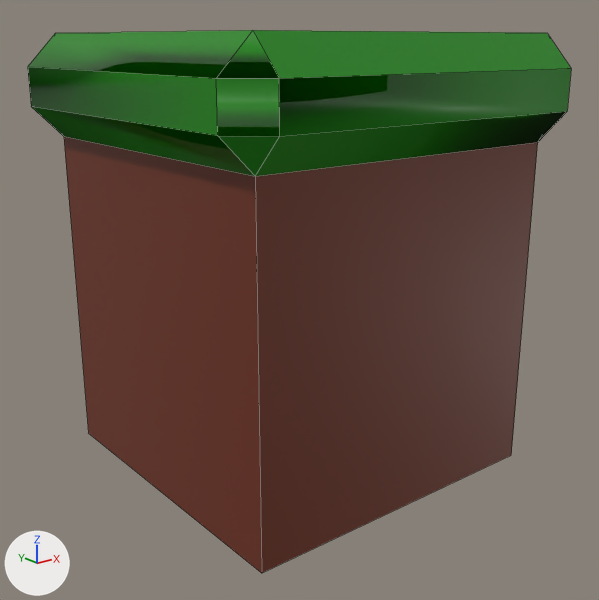
The FBX model Assets/Surtface/Ground/Grass/GrassSingle.fbx, before and after one commit.
The view is the same before and after, from a 50 mm camera at (-3.09, -3.92, 0.59) aimed at (-0.03, -0.09, -0.94). The axes (+X, +Y, +Z) are drawn at lower left. The lights are the same throughout. The first picture is the older version. Mesh edges are drawn as thin lines. Where no turn or scale is listed for an object, it has been applied to the vertices.
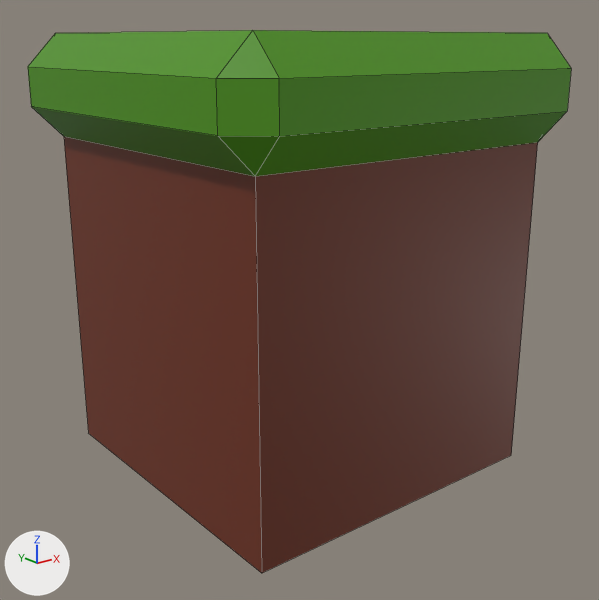
The newer file is also rescaled (x0.5) as a whole; pictures and numbers use the older file's frame.

The change in detail:
Material 'Grass.001' (mat_grass_001) changes colour from green #138500 to green #4a9103; in linear values from (0.00648, 0.234, 0.0) to (0.0685, 0.283, 0.000911).
me_cube_008 has 28 vertices, 30 faces and spans x -1.19..1.19, y -1.18..1.18, z -1.97..0.63.
me_cube_008 is used by ob_cube_008; location (0.0, 0.0, 0.0).
Verts and faces of me_cube_008; kept vertices keep their numbers, new ones are numbered from 28.
Before the commit, vertices of me_cube_008: 1 (-1.0, 1.0, 0.03) at pixel (63, 136), 7 (-1.19, 1.0, 0.44) at pixel (27, 66), 10 (-1.0, 1.18, 0.21), 11 (-1.19, -1.0, 0.21) at pixel (217, 135), 12 (-1.19, 1.0, 0.21) at pixel (31, 106).
Before the commit, vertices of me_cube_008: 13 (-1.19, -1.0, 0.44) at pixel (216, 78), 20 (-1.0, -1.18, 0.21) at pixel (279, 136), 22 (-1.0, -1.18, 0.44) at pixel (279, 78).
Part 1, on me_cube_008:
Faces deleted: (7, 13, 11, 12), (1, 10, 12), (11, 13, 22, 20).
New faces: (7, 12, 11, 13), (1, 12, 10), (11, 20, 22, 13) (mat_grass_001 (green #4a9103)).

What differs and where, as boxes [x1, y1, x2, y2] in the pictures (599 x 600 px; the box of a moved part takes in the faces that stretch with it):
'Cube.008', recoloured, surface changed: [28, 30, 571, 177] in both
part 1 of me_cube_008, moved or reshaped: [28, 67, 280, 136] in both
